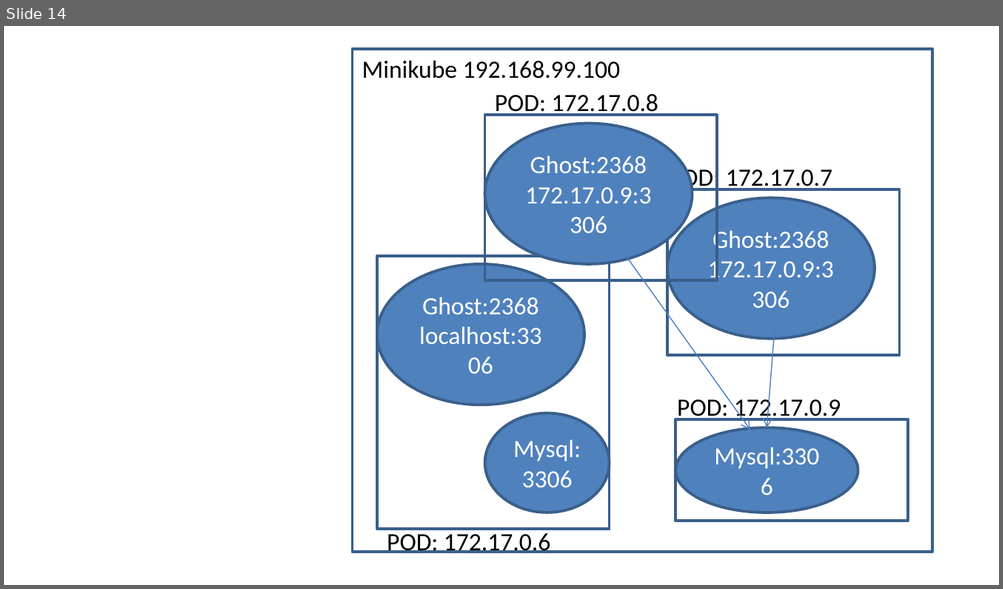
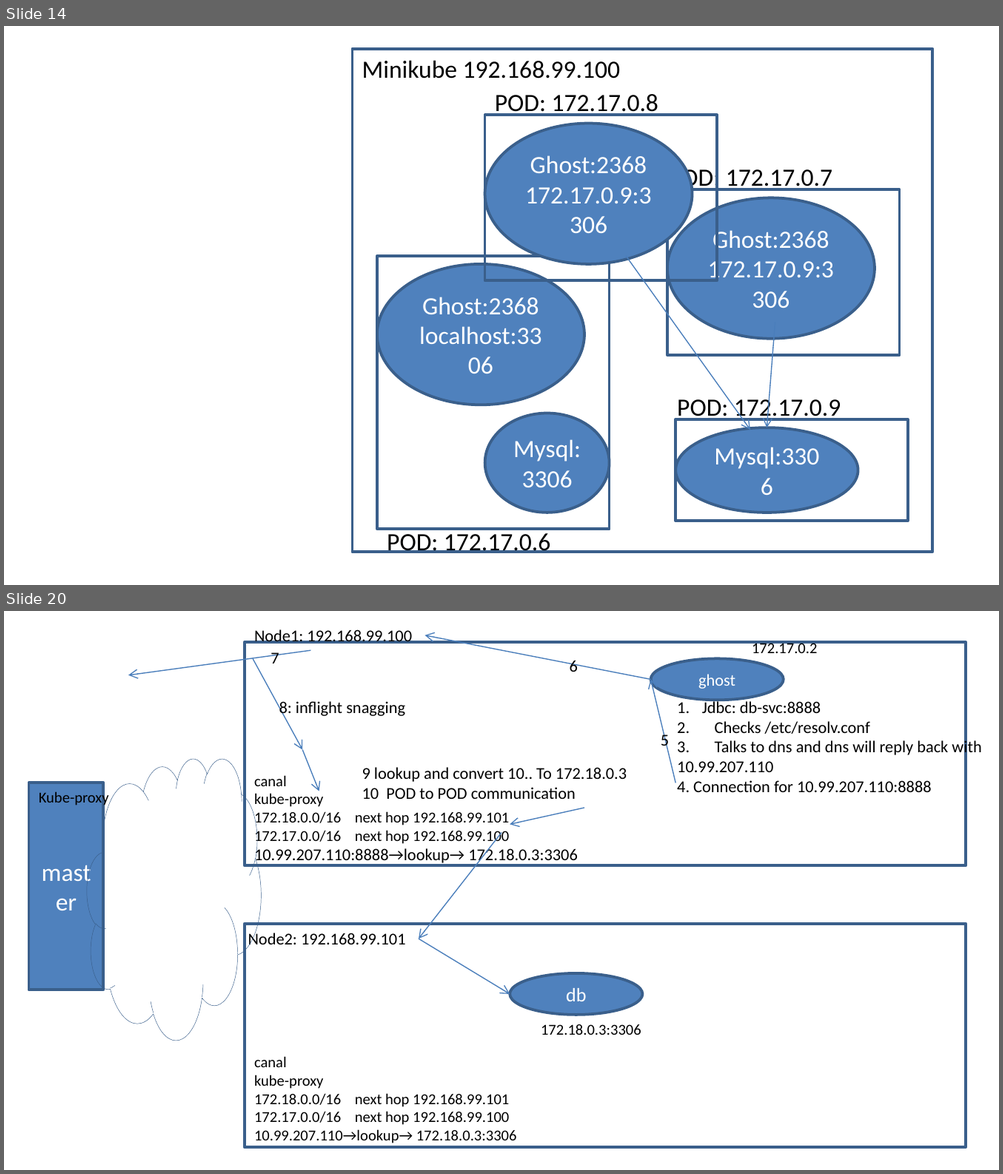
Before and after one commit to AdityaSP/ora-jun10-dock-kube, a slide deck: rough-diag.pptx. Shown one above the other, each under a label of ours: slide 14 before the commit, slides 14 and 20 after it; the slides between them are not shown. The pictures are 1003x589 and 1003x1174 pixels, drawn with LibreOffice and Linux fonts; fonts in the diff are those of the drawing. Boxes give left, top, right and bottom in pixels: in the first picture for what was removed or moved away, otherwise in the second. Text is boxed around its words. In the diff, an @@ line names an element or a change of style, - is before the commit and + after.

```diff
--- a/rough-diag.pptx
+++ b/rough-diag.pptx
@@ slide 20 added at [4, 611, 999, 1170], background #FFFFFF @@
@@ text added at [254, 629, 412, 644], 12 pt, text #000000 @@
+Node1: 192.168.99.100
@@ arrow added from (310, 651) to (128, 675), #4B7EBC 0.75 pt @@
@@ rectangle added at [244, 642, 966, 866], outline #3A5F8C 2 pt @@
@@ text added at [270, 652, 279, 664], 12 pt, text #000000 @@
+7
@@ arrow added from (651, 680) to (425, 635), #4B7EBC 0.75 pt @@
@@ text added at [751, 641, 817, 653], 11 pt, text #000000 @@
+172.17.0.2
@@ arrow added from (253, 659) to (302, 750), #4B7EBC 0.75 pt @@
@@ text added at [569, 661, 578, 672], 12 pt, text #000000 @@
+6
@@ ellipse added at [651, 659, 782, 701], fill #4F81BD, outline #3A5F8C 2 pt, 12 pt, text #FFFFFF @@
+ghost
@@ arrow added from (675, 783) to (651, 680), #4B7EBC 0.75 pt @@
@@ text added at [677, 699, 981, 792], 12 pt, text #000000 @@
+1. Jdbc: db-svc:8888
+2. Checks /etc/resolv.conf
+3. Talks to dns and dns will reply back with
+10.99.207.110
+4. Connection for 10.99.207.110:8888
@@ text added at [279, 701, 405, 718], 12 pt, text #000000 @@
+8: inflight snagging
@@ text added at [660, 732, 669, 751], 12 pt, text #000000 @@
+5
@@ cloud added at [87, 758, 261, 1039], outline #3A5F8C 0.25 pt @@
@@ arrow added from (302, 750) to (319, 791), #4B7EBC 0.75 pt @@
@@ rectangle added at [29, 783, 103, 990], fill #4F81BD, outline #3A5F8C 2 pt, 18 pt, text #FFFFFF @@
+master
@@ text added at [254, 775, 578, 865], 11 pt, text #000000 @@
+canal
+kube-proxy
+172.18.0.0/16 next hop 192.168.99.101
+172.17.0.0/16 next hop 192.168.99.100
+10.99.207.110:8888→lookup→ 172.18.0.3:3306
@@ text added at [362, 767, 626, 799], 12 pt, text #000000 @@
+9 lookup and convert 10.. To 172.18.0.3
+10 POD to POD communication
@@ text added at [39, 790, 109, 807], 11 pt, text #000000 @@
+Kube-proxy
@@ arrow added from (584, 808) to (509, 825), #4B7EBC 0.75 pt @@
@@ arrow added from (501, 833) to (418, 940), #4B7EBC 0.75 pt @@
@@ rectangle added at [244, 924, 966, 1148], outline #3A5F8C 2 pt @@
@@ text added at [248, 931, 406, 947], 12 pt, text #000000 @@
+Node2: 192.168.99.101
@@ arrow added from (418, 940) to (509, 994), #4B7EBC 0.75 pt @@
@@ ellipse added at [509, 974, 642, 1016], fill #4F81BD, outline #3A5F8C 2 pt, 14 pt, text #FFFFFF @@
+db
@@ text added at [540, 1025, 641, 1035], 11 pt, text #000000 @@
+172.18.0.3:3306
@@ text added at [254, 1056, 517, 1144], 11 pt, text #000000 @@
+canal
+kube-proxy
+172.18.0.0/16 next hop 192.168.99.101
+172.17.0.0/16 next hop 192.168.99.100
+10.99.207.110→lookup→ 172.18.0.3:3306
```
Also in this commit, not shown: 1 slide changed, 5 other slides added.
